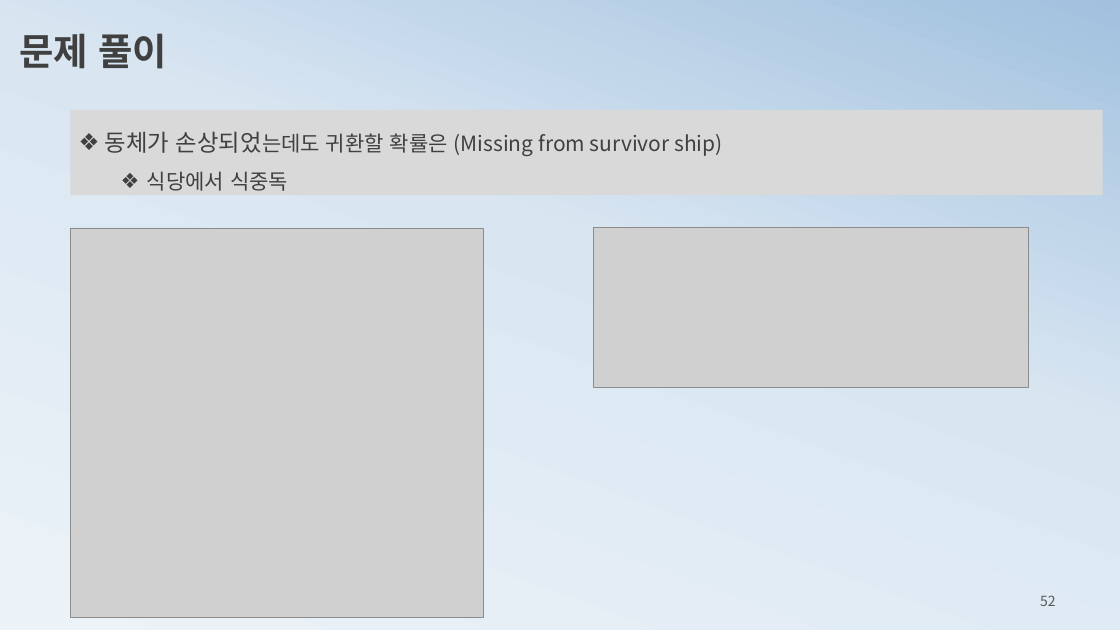
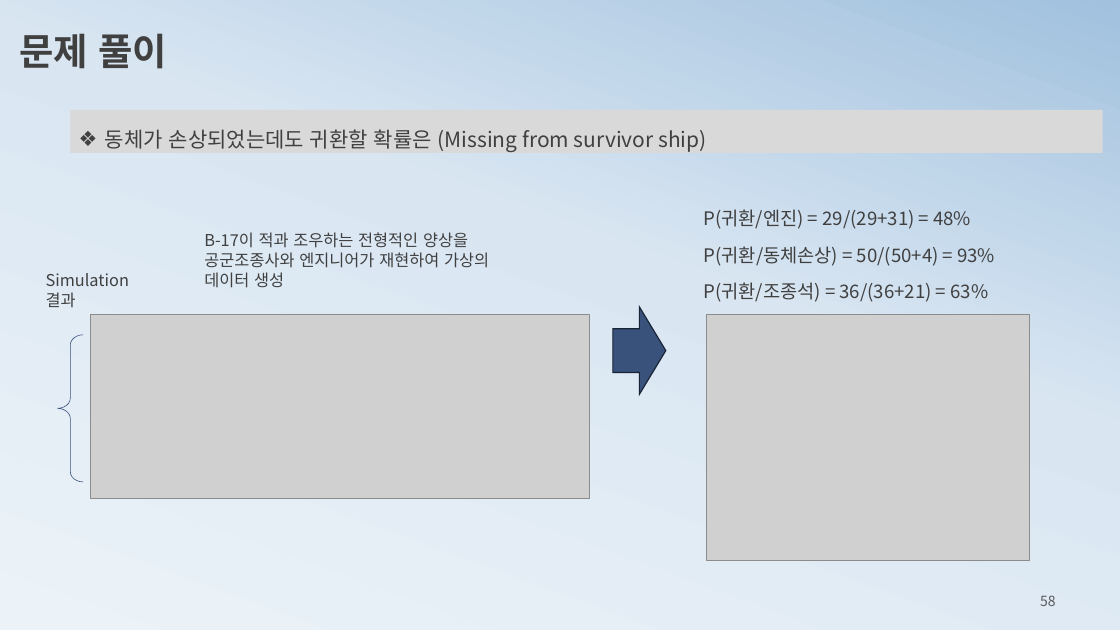
Before and after one commit to ancestor9/mathematics-for-machine-learning, a slide deck: slide 58 of 2_probability theory for machine learning.pptx (slide 52 before the commit). Drawn at 1120x630 pixels with LibreOffice and Linux fonts; fonts in the diff are those of the drawing; grey boxes stand for pictures. Boxes give left, top, right and bottom in pixels: in the first picture for what was removed or moved away, otherwise in the second. Text is boxed around its words. In the diff, an @@ line names an element or a change of style, - is before the commit and + after.

```diff
--- a/2_probability theory for machine learning.pptx
+++ b/2_probability theory for machine learning.pptx
@@ rectangle "동체가 손상되었는데도 귀환할 확률은 (Missing ..." resized from (x1=71, y1=110, x2=1102, y2=196) to (x1=71, y1=110, x2=1102, y2=153) @@
@@ rectangle "동체가 손상되었는데도 귀환할 확률은 (Missing ..." at (x1=71, y1=110, x2=1102, y2=153): size 20 to 18 pt in "동체가 손상되었는데도" @@
@@ text in rectangle at (x1=147, y1=171, x2=288, y2=191): paragraph removed @@
-  ❖ 식당에서 식중독
@@ text added at (x1=704, y1=209, x2=971, y2=229), 16 pt, text #404040 @@
+P(귀환/엔진) = 29/(29+31) = 48%
@@ picture removed at (x1=71, y1=228, x2=484, y2=618) @@
@@ text added at (x1=204, y1=232, x2=489, y2=288), 14 pt, text #404040 @@
+B-17이 적과 조우하는 전형적인 양상을 공군조종사와 엔지니어가 재현하여 가상의 데이터 생성
@@ text added at (x1=704, y1=246, x2=995, y2=266), 16 pt, text #404040 @@
+P(귀환/동체손상) = 50/(50+4) = 93%
@@ text added at (x1=46, y1=273, x2=129, y2=307), 14 pt, text #404040 @@
+Simulation 결과
@@ text added at (x1=704, y1=282, x2=988, y2=302), 16 pt, text #404040 @@
+P(귀환/조종석) = 36/(36+21) = 63%
@@ picture resized from (x1=593, y1=228, x2=1028, y2=388) to (x1=90, y1=315, x2=590, y2=499) @@
@@ right arrow added at (x1=613, y1=307, x2=665, y2=394), fill #39527B, outline #192436 1 pt @@
@@ picture added at (x1=707, y1=315, x2=1030, y2=561) @@
@@ left brace added at (x1=57, y1=335, x2=83, y2=482), outline #39527B 0.5 pt @@
@@ page number at (x1=1040, y1=595, x2=1056, y2=606): text changed @@
-52
+58
```
Also in this commit, not shown: 3 other slides changed, 10 slides added, 2 slides removed.
